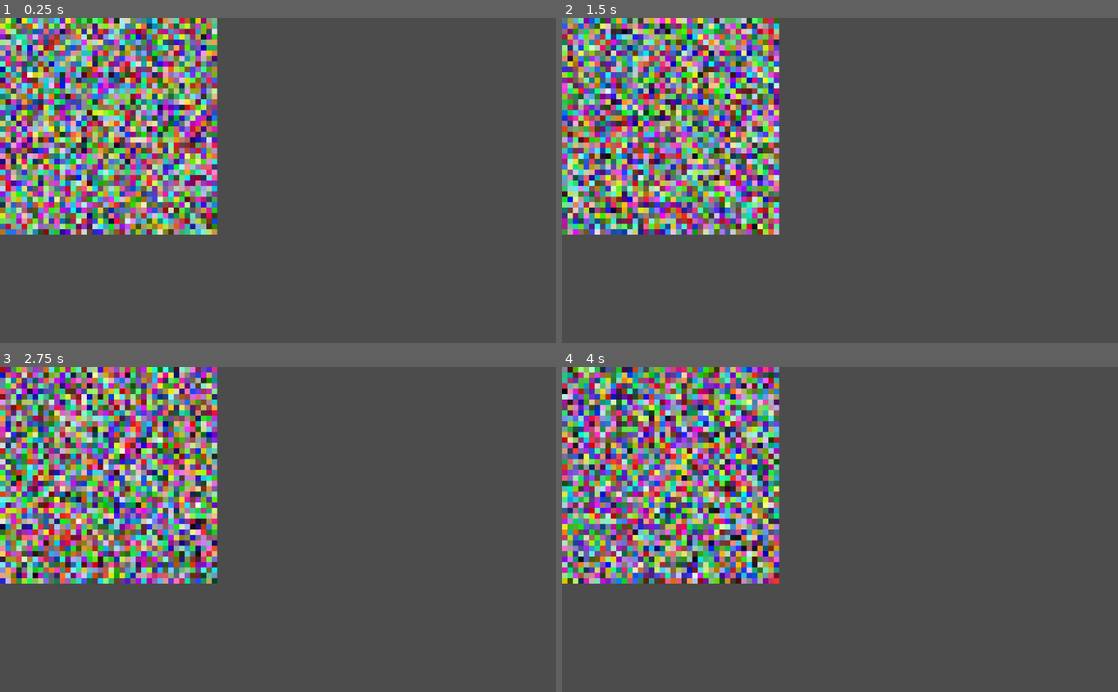
Above: before the commit, frames 1-4 (two rows, left to right).
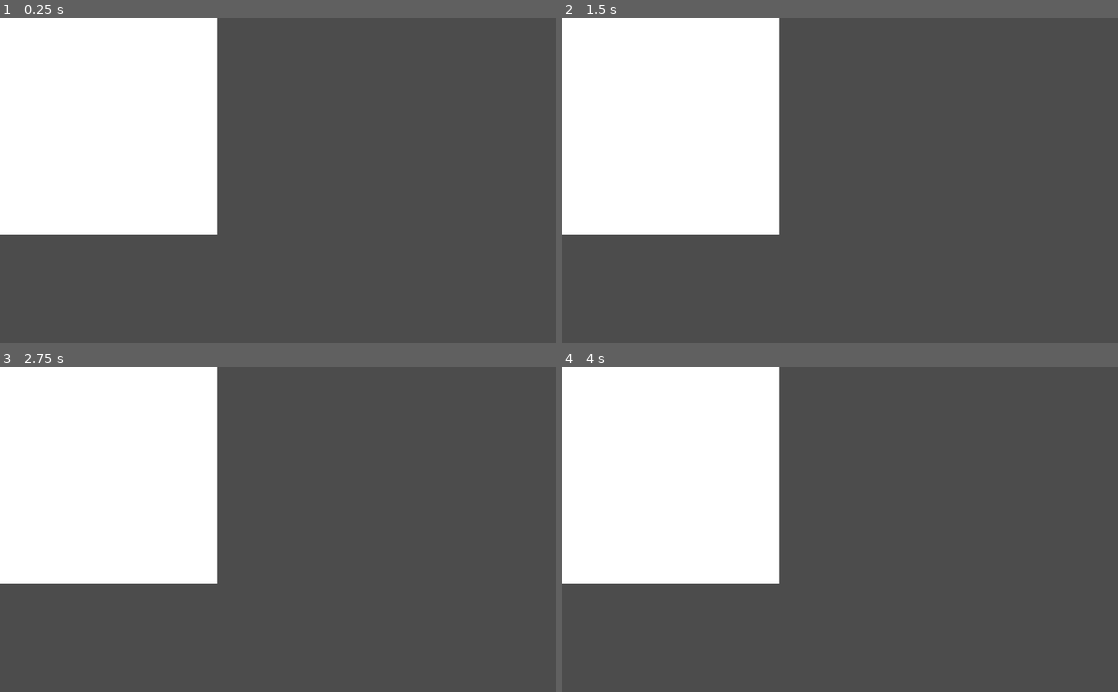
Above: after the commit, the same moments.

Repository: Pravalika0621/doom-fire-algorithm
Game: Godot game, scene res://Fire.tscn
The game is run twice, just before and just after one commit, with the same random seed, the same clock (stepped at 60 frames per second) and the same inputs.
Inputs:
- Up to frame 1 (0.25 s): no input
- Up to frame 2 (1.5 s): no input
- Up to frame 3 (2.75 s): no input
- Up to frame 4 (4 s): no input

The runs differ from the first frame. In frame 1, 26% of the frame differs, in the area x 0-40%, y 0-67%; in frame 2, 26%; in frame 3, 26%; in frame 4, 26%.

Commit message:
Set target for Render

Diff:
--- a/playground/gdscript-doom-fire/Fire.gd
+++ b/playground/gdscript-doom-fire/Fire.gd
@@ -7,4 +7,7 @@
 
 func _ready():
 	add_child(FireMap)
+
+	Render.target = FireMap
+
 	add_child(Render)
--- a/playground/gdscript-doom-fire/core/Render.gd
+++ b/playground/gdscript-doom-fire/core/Render.gd
@@ -8,6 +8,8 @@
 const COLORS = [Color.white, Color.black]
 
 var timer = Timer.new()
+
+var target
 
 
 func _ready():
@@ -38,9 +40,8 @@
 
 	for x in range(img.get_width()):
 		for y in range(img.get_height()):
-			randomize()
 			img.lock()
-			img.set_pixel(x, y, Color(randf(), randf(), randf()))
+			img.set_pixel(x, y, COLORS[target.get_pixel(Vector2(x, y))])
 			img.unlock()
 
 	var tex = ImageTexture.new()
